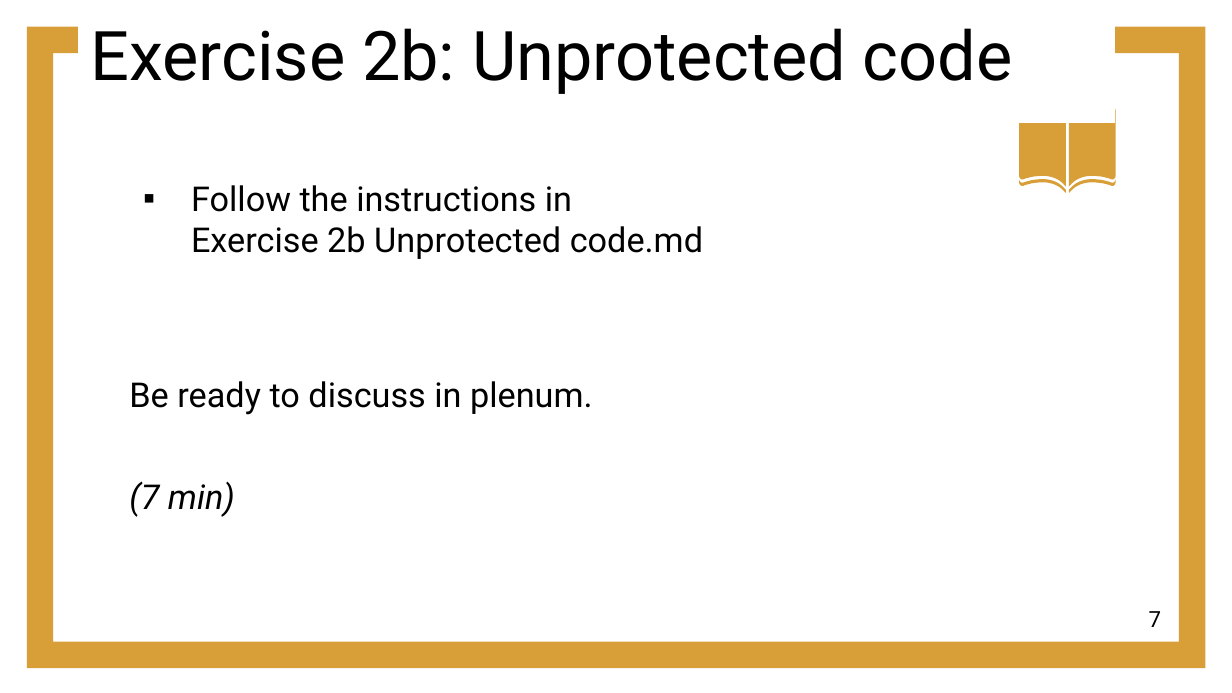
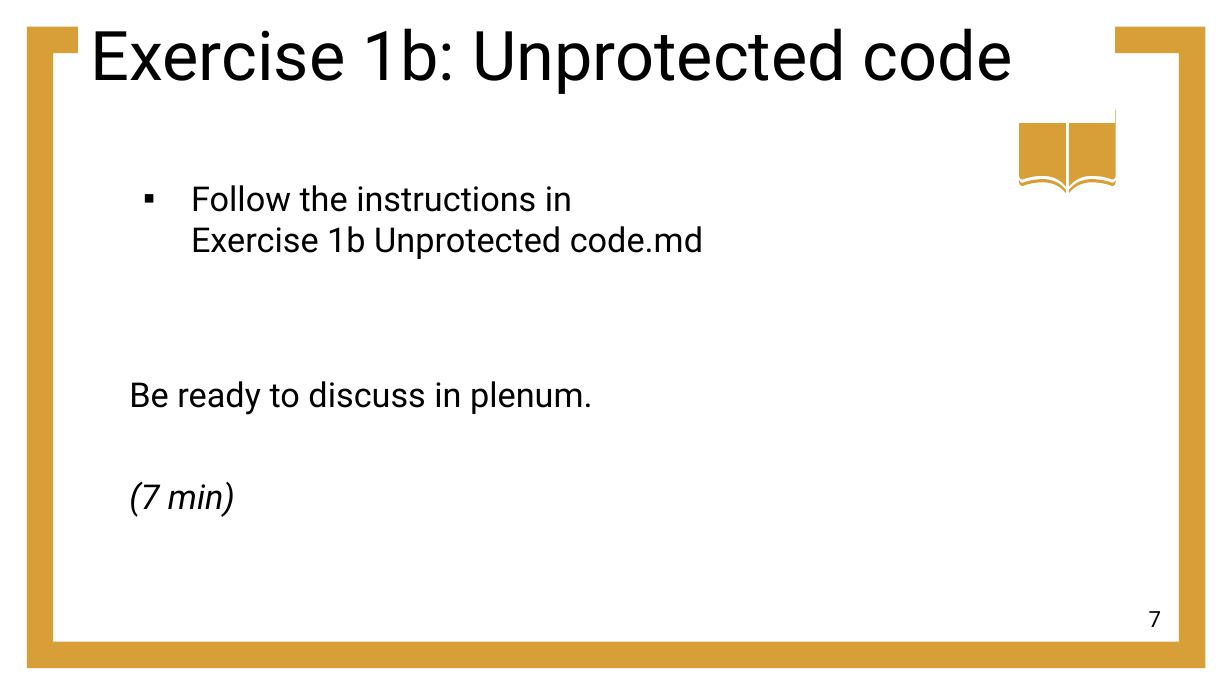
Before and after one commit to otizonaizit/TAM-retreat, a slide deck: slide 7 of ODD/materials/part1_local_imports.pptx. Drawn at 1232x693 pixels with LibreOffice and Linux fonts; fonts in the diff are those of the drawing. Boxes give left, top, right and bottom in pixels: in the first picture for what was removed or moved away, otherwise in the second. Text is boxed around its words. In the diff, an @@ line names an element or a change of style, - is before the commit and + after.

```diff
--- a/ODD/materials/part1_local_imports.pptx
+++ b/ODD/materials/part1_local_imports.pptx
@@ title at (x1=90, y1=28, x2=1013, y2=94): text changed @@
-Exercise 2b: Unprotected code
+Exercise 1b: Unprotected code
@@ text at (x1=191, y1=185, x2=703, y2=259): text changed @@
-▪ Follow the instructions in
-  Exercise 2b Unprotected code.md
+▪ Follow the instructions in
+  Exercise 1b Unprotected code.md
```
Also in this commit, not shown: 3 other slides changed, 2 other files.
